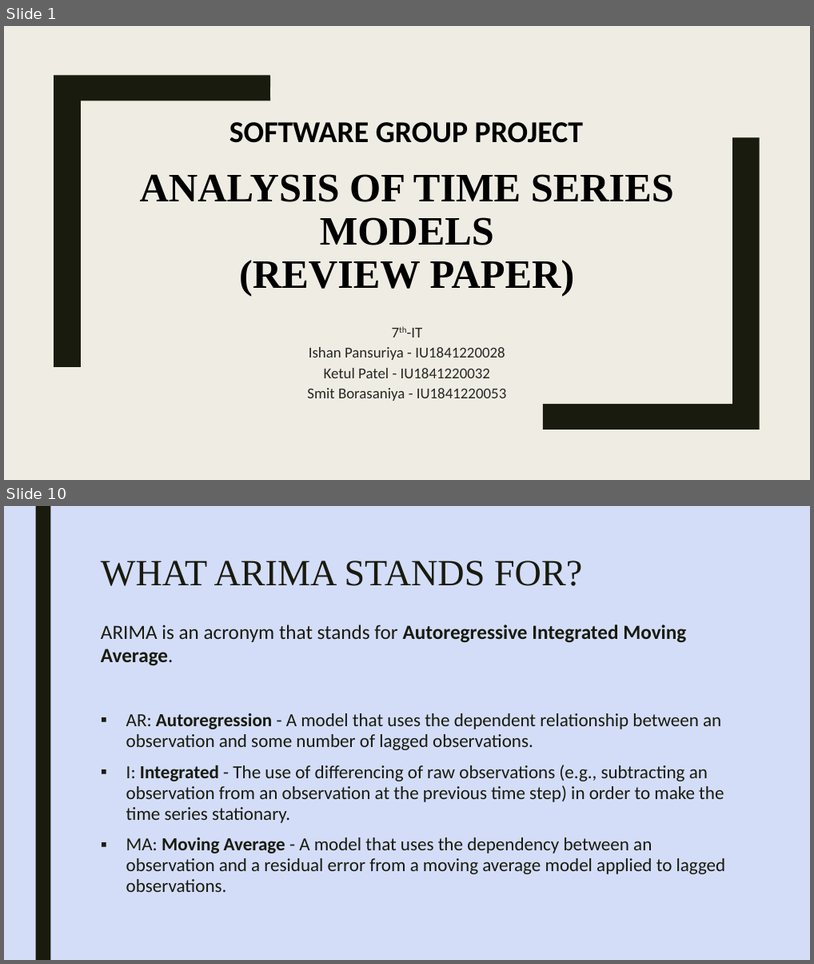
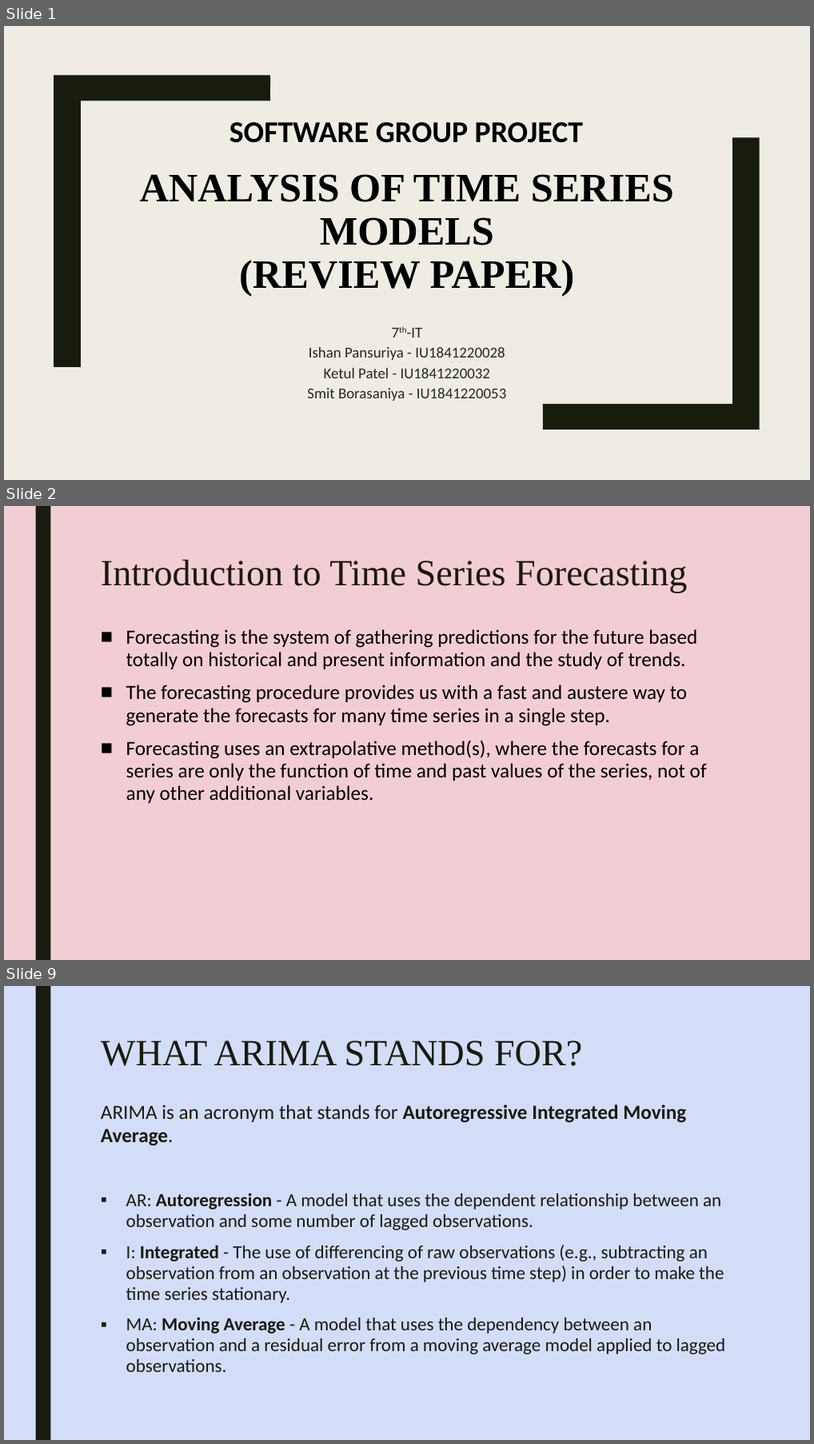
Before and after one commit to smit53/Review-Paper_ARIMA-Model, a slide deck: review paper/Time series analysis.pptx. Shown one above the other, each under a label of ours: slides 1 and 10 before the commit, slides 1, 2 and 9 after it; the slides between them are not shown. The pictures are 814x964 and 814x1444 pixels, drawn with LibreOffice and Linux fonts; fonts in the diff are those of the drawing. Boxes give left, top, right and bottom in pixels: in the first picture for what was removed or moved away, otherwise in the second. Text is boxed around its words. In the diff, an @@ line names an element or a change of style, - is before the commit and + after.

```diff
--- a/review paper/Time series analysis.pptx
+++ b/review paper/Time series analysis.pptx
@@ slide 2 added at [4, 506, 810, 960], background #F3CDD4; not listed: 1 template element that a slide beside it also shows @@
@@ title added at [101, 560, 687, 593], 44 pt, text #191B0E @@
+Introduction to Time Series Forecasting
@@ text added at [126, 629, 707, 803], 24 pt, text #000000 @@
+■ Forecasting is the system of gathering predictions for the future based totally on historical and present information and the study of trends.
+■ The forecasting procedure provides us with a fast and austere way to generate the forecasts for many time series in a single step.
+■ Forecasting uses an extrapolative method(s), where the forecasts for a series are only the function of time and past values of the series, not of any other additional variables.
@@ what was slide 10 is now slide 9 @@
```
Also in this commit, not shown: 8 slides changed, 4 other slides added, 4 slides removed, 3 other files.
